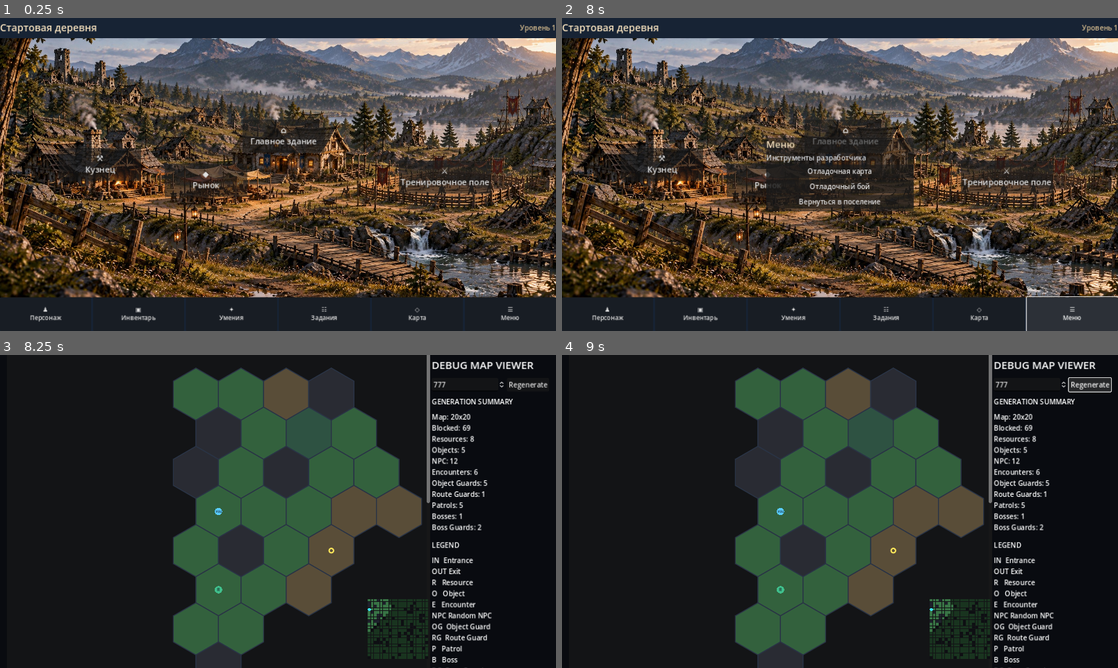
Above: before the commit, frames 1-4 (two rows, left to right).
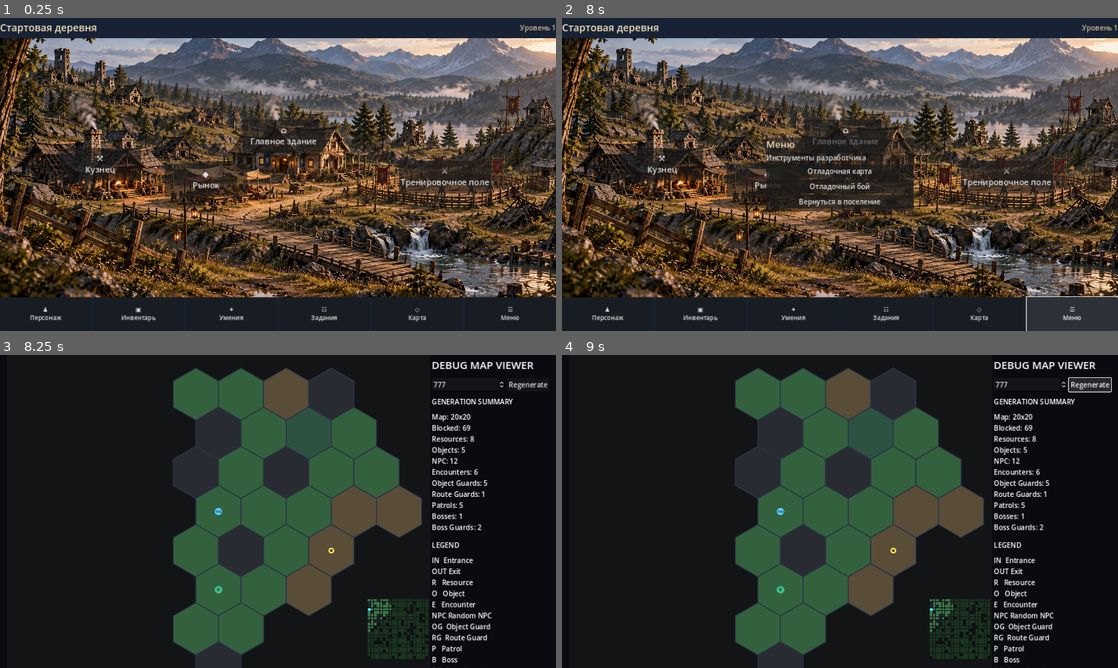
Above: after the commit, the same moments.

Repository: Archoniou1987/Battle-of-Artheon
Game: Godot game, scene res://scenes/main/main.tscn
The game is run twice, just before and just after one commit, with the same random seed, the same clock (stepped at 60 frames per second) and the same inputs.
Inputs:
- Up to frame 1 (0.25 s): no input
- Up to frame 2 (8 s): click "⚒ Кузнец" at 0.5 s; click "◆ Рынок" at 1.25 s; click "⌂ Главное здание" at 2 s; click "⚔ Тренировочное поле" at 2.75 s; click "♟ Персонаж" at 3.5 s; click "▣ Инвентарь" at 4.25 s; click "✦ Умения" at 5 s; click "☷ Задания" at 5.75 s; click "◇ Карта" at 6.5 s; click "☰ Меню" at 7.25 s
- Up to frame 3 (8.25 s): click "Отладочная карта" at 8 s
- Up to frame 4 (9 s): click "Regenerate" at 8.75 s

Frames 1-2 are identical in both runs. In frame 3, 0.3% of the frame differs, in the area x 76-78%, y 0-48%; in frame 4, 0.3%.

Commit message:
Use clipped static map viewport instead of ScrollContainer

Diff:
--- a/scenes/debug/debug_map_viewer.tscn
+++ b/scenes/debug/debug_map_viewer.tscn
@@ -40,10 +40,10 @@
 size_flags_horizontal = 3
 size_flags_vertical = 3
 
-[node name="Scroll" type="ScrollContainer" parent="Root/MapPanel"]
+[node name="Scroll" type="Control" parent="Root/MapPanel"]
 layout_mode = 2
-horizontal_scroll_mode = 1
-vertical_scroll_mode = 1
+clip_contents = true
+mouse_filter = 1
 
 [node name="Canvas" type="Control" parent="Root/MapPanel/Scroll"]
 custom_minimum_size = Vector2(900, 680)
